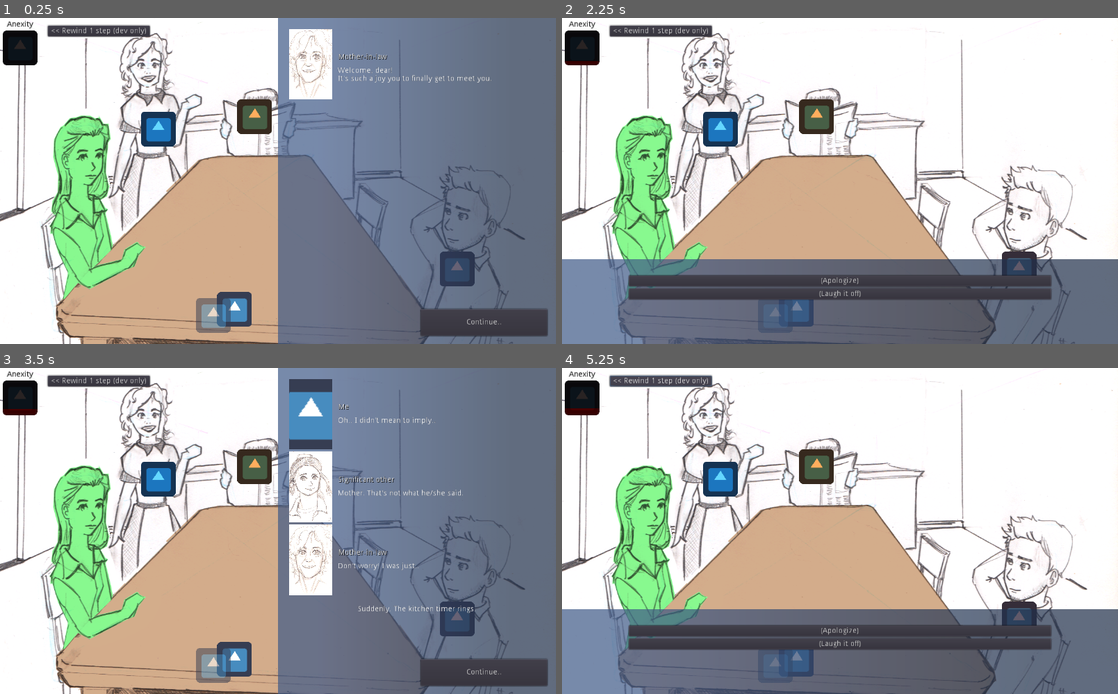
Above: before the commit, frames 1-4 (two rows, left to right).
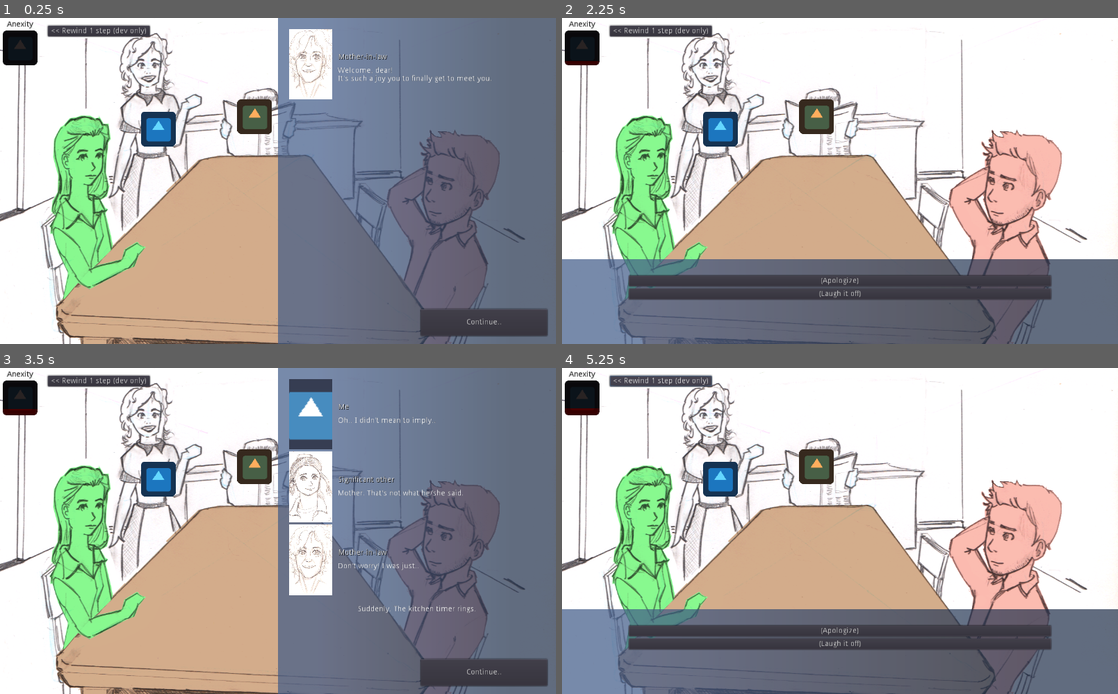
Above: after the commit, the same moments.

Repository: jordgubben/gw24-fam-andersson
Game: Godot game, scene res://FamilyDinner.tscn
Two runs of this game, one before a commit and one after it. Both use one fixed random seed, a clock stepped at 60 frames per second and the inputs below. The engine's default icon, where the game draws it, is replaced by a stand-in: a white triangle on a blue panel in a dark square.
Inputs:
- Up to frame 1 (0.25 s): no input
- Up to frame 2 (2.25 s): click "Continue.." at 0.5 s; click "It's great to finally meet my…" at 1.25 s; click "Continue.." at 2 s
- Up to frame 3 (3.5 s): click "(Apologize)" at 2.75 s
- Up to frame 4 (5.25 s): click "<< Rewind 1 step (dev only)" at 3.5 s; click "(Laugh it off)" at 4.25 s; click "<< Rewind 1 step (dev only)" at 5 s

The runs differ from the first frame. In frame 1, 4.2% of the frame differs, in the area x 7-94%, y 34-100%; in frame 2, 7.1%; in frame 3, 4.2%; in frame 4, 7.1%.

Commit message:
Cut out SO into separate sprite

Diff:
--- a/FamilyDinner.tscn
+++ b/FamilyDinner.tscn
@@ -14,6 +14,7 @@
 [ext_resource path="res://FamilyDinner_bg.png" type="Texture" id=12]
 [ext_resource path="res://FamilyDinner_table.png" type="Texture" id=13]
 [ext_resource path="res://people/sil_sitting_in_dining_room.png" type="Texture" id=14]
+[ext_resource path="res://people/so_m_sitting_in_dining_room.png" type="Texture" id=15]
 
 [sub_resource type="Animation" id=1]
 resource_name = "blackout_anim"
@@ -165,8 +166,10 @@
 
 [node name="significant_other" type="Sprite" parent="dining_room/occupants"]
 modulate = Color( 0.984314, 0.737255, 0.690196, 1 )
-position = Vector2( 841.695, 462.148 )
-texture = ExtResource( 4 )
+position = Vector2( 801.731, 389.906 )
+scale = Vector2( 0.95, 0.95 )
+z_index = -1
+texture = ExtResource( 15 )
 script = ExtResource( 5 )
 speaker_name = "Significant other"
 
@@ -179,7 +182,7 @@
 speaker_portrait = ExtResource( 8 )
 
 [node name="me" type="Sprite" parent="dining_room/occupants"]
-position = Vector2( 431.985, 536.235 )
+position = Vector2( 448.344, 665.389 )
 texture = ExtResource( 4 )
 script = ExtResource( 5 )
 speaker_name = "Me"
@@ -187,7 +190,7 @@
 
 [node name="inner_voice" type="Sprite" parent="dining_room/occupants"]
 modulate = Color( 1, 1, 1, 0.52549 )
-position = Vector2( 392.985, 547.235 )
+position = Vector2( 409.344, 676.389 )
 texture = ExtResource( 4 )
 script = ExtResource( 5 )
 speaker_name = "My inner voice"
Not shown: 1 places in FamilyDinner.tscn that only renumber resources
Binary file changed: FamilyDinner_bg.png
Binary file added: people/so_m_sitting_in_dining_room.png
Not shown, added: people/so_m_sitting_in_dining_room.png.import
